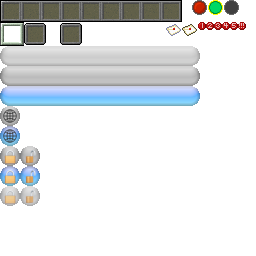
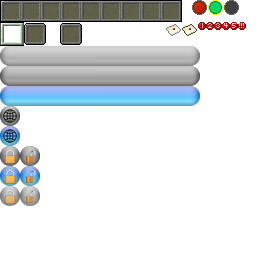
The second 256 × 256 image is a revision of the first. Changes to its layers:
"Lock": opacity 80% → 100% over [0, 146, 40, 206]
added layer "Dis #2" (80%) in group "Unlock" over [20, 186, 40, 206]
added layer "Unsel #2" in group "Unlock" over [20, 146, 40, 166]
added layer "Sel #2" in group "Unlock" over [20, 166, 40, 186]
hid "UnlockNormal" over [20, 146, 40, 166]
hid "UnlockDisabled" over [20, 186, 40, 206]
hid "UnlockHover" over [20, 166, 40, 186]
added layer "Dis #1" (80%) in group "Locked" over [0, 186, 20, 206]
added layer "Unsel #1" in group "Locked" over [0, 146, 20, 166]
added layer "Sel #1" in group "Locked" over [0, 166, 20, 186]
hid "LockHover" over [0, 166, 20, 186]
hid "LockDisabled" over [0, 186, 20, 206]
hid "LockNormal" over [0, 146, 20, 166]
"Lang": opacity 80% → 100% over [0, 106, 20, 146]
added layer "Layer #15" in group "Lang" over [0, 126, 20, 146]
added layer "Layer #16" in group "Lang" over [0, 106, 20, 126]
hid "LangNormal" over [0, 106, 20, 126]
"Main": opacity 80% → 100% over [0, 46, 200, 106]
added layer "Dis" (80%) in group "Main" over [0, 46, 200, 66]
added layer "Unsel" in group "Main" over [0, 66, 200, 86]
added layer "Sel" in group "Main" over [0, 86, 200, 106]
hid "Selected" over [0, 86, 200, 106]
hid "Disabled" over [0, 46, 200, 66]
hid "Normal" over [0, 66, 200, 86]
…and 2 more changes (1 stack, 1 visibility)
